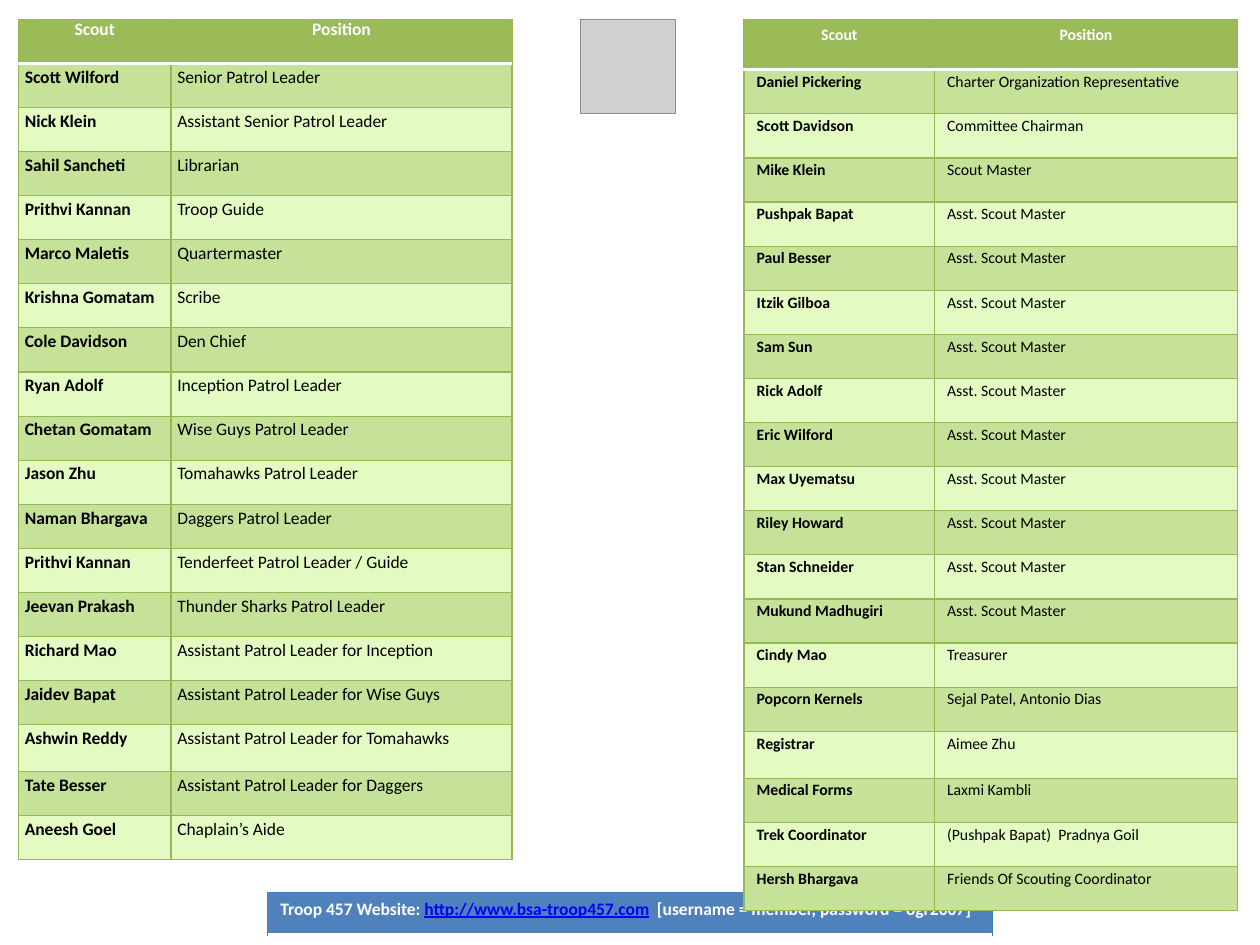
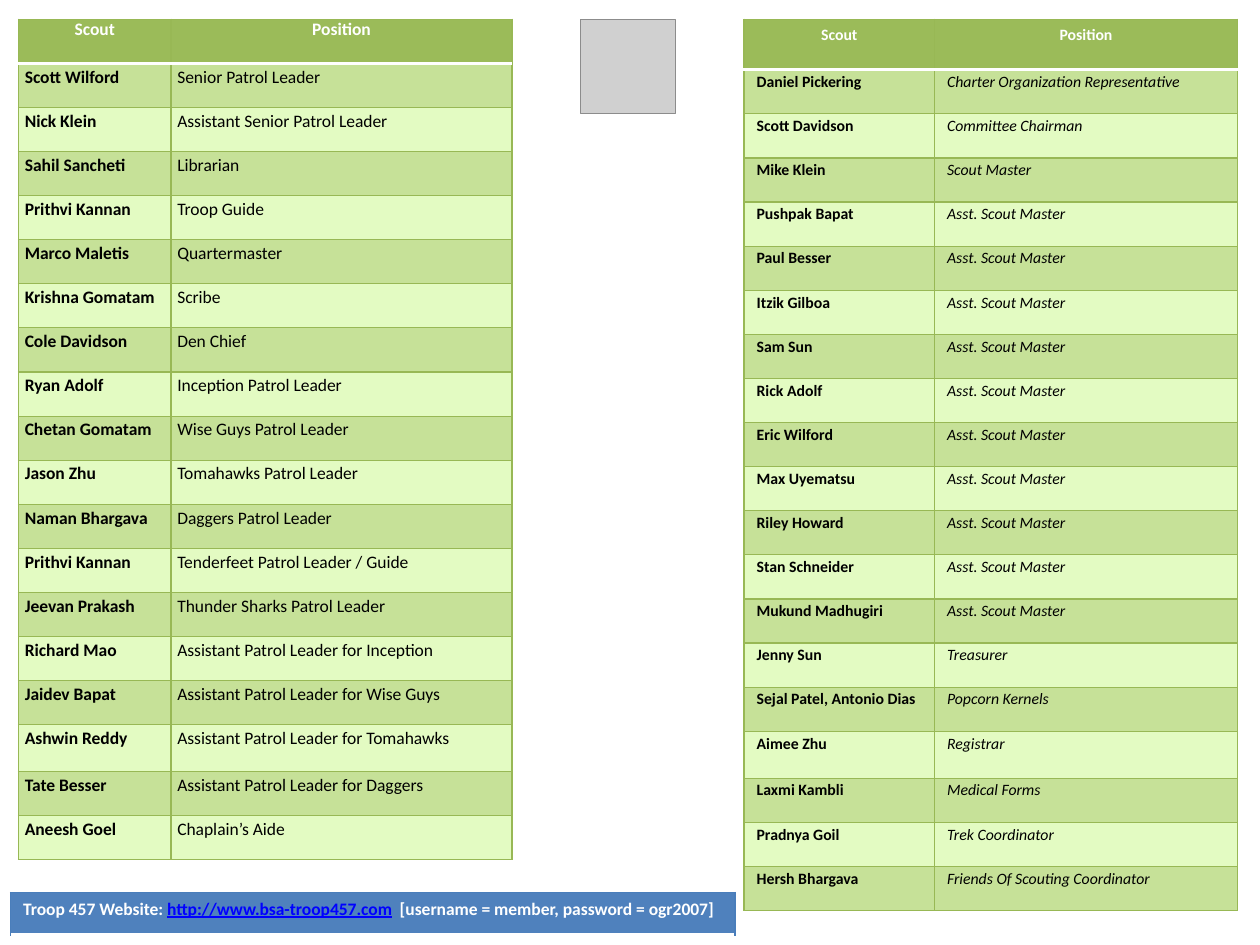
Before and after one commit to sdavi101010/troop457, a slide deck: slide 2 of 2013/committeeMeetingNotes/CommitteeMinutes20130611.pptx (slide 3 before the commit). Drawn at 1260x945 pixels with LibreOffice and Linux fonts; fonts in the diff are those of the drawing; grey boxes stand for pictures. Boxes give left, top, right and bottom in pixels: in the first picture for what was removed or moved away, otherwise in the second. Text is boxed around its words. In the diff, an @@ line names an element or a change of style, - is before the commit and + after.

Commit message:
June committee meeting minutes

```diff
--- a/2013/committeeMeetingNotes/CommitteeMinutes20130611.pptx
+++ b/2013/committeeMeetingNotes/CommitteeMinutes20130611.pptx
@@ table at bbox=[745, 19, 1239, 911] @@
-row 15, column 1: Cindy Mao
+row 15, column 1: Jenny Sun
-row 16, column 1: Popcorn Kernels
+row 16, column 1: Sejal Patel, Antonio Dias
-row 16, column 2: Sejal Patel, Antonio Dias
+row 16, column 2: Popcorn Kernels
-row 17, column 1: Registrar
+row 17, column 1: Aimee Zhu
-row 17, column 2: Aimee Zhu
+row 17, column 2: Registrar
-row 18, column 1: Medical Forms
+row 18, column 1: Laxmi Kambli
-row 18, column 2: Laxmi Kambli
+row 18, column 2: Medical Forms
-row 19, column 1: Trek Coordinator
+row 19, column 1: Pradnya Goil
-row 19, column 2: (Pushpak Bapat) Pradnya Goil
+row 19, column 2: Trek Coordinator
@@ italic on in "Charter Organization Representative", "Committee Chairman", "Scout Master", "Asst. Scout Master" and 11 more places @@
@@ table: place and size @@
-table at bbox=[267, 892, 992, 934]
+table at bbox=[10, 892, 735, 934]
```
Also in this commit, not shown: 1 other slide changed, 1 slide removed, 1 other file.
